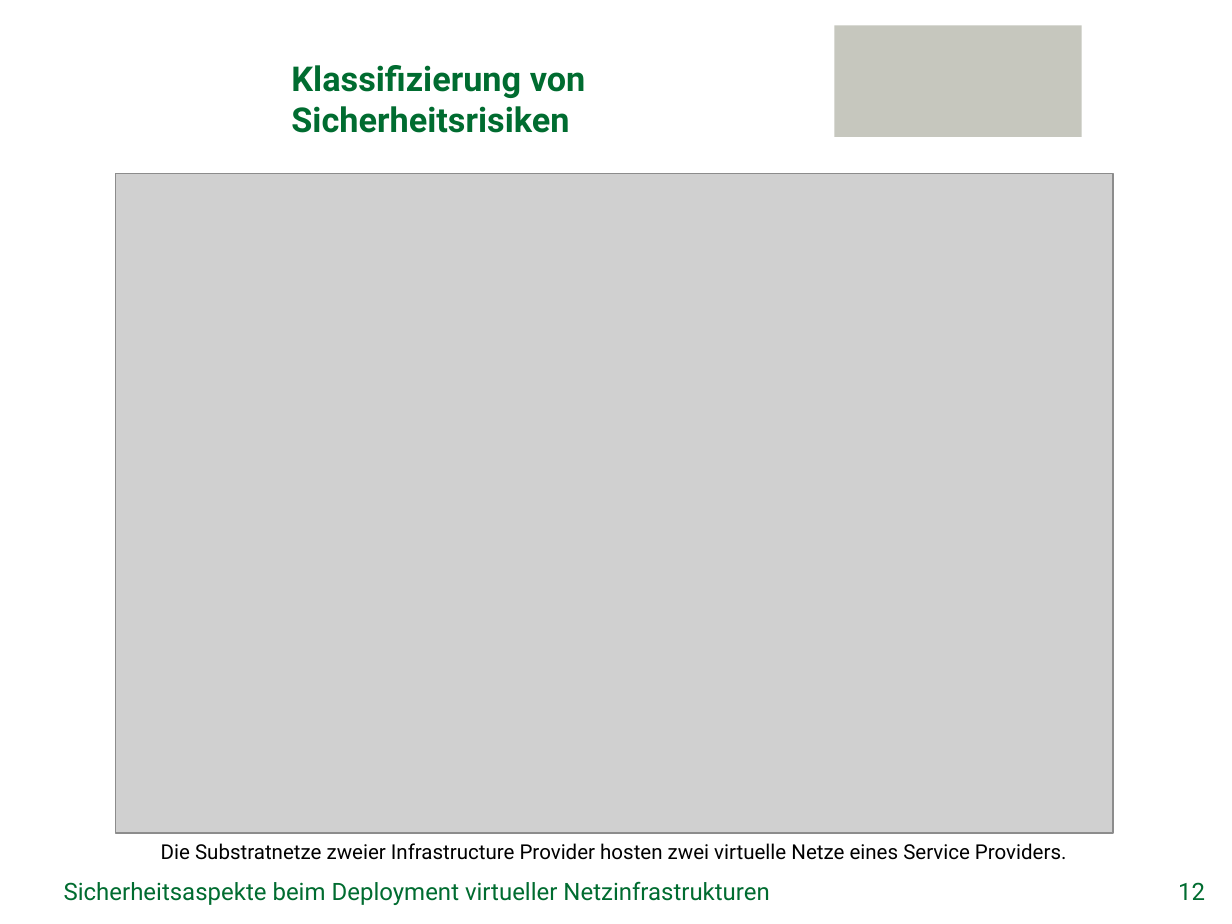
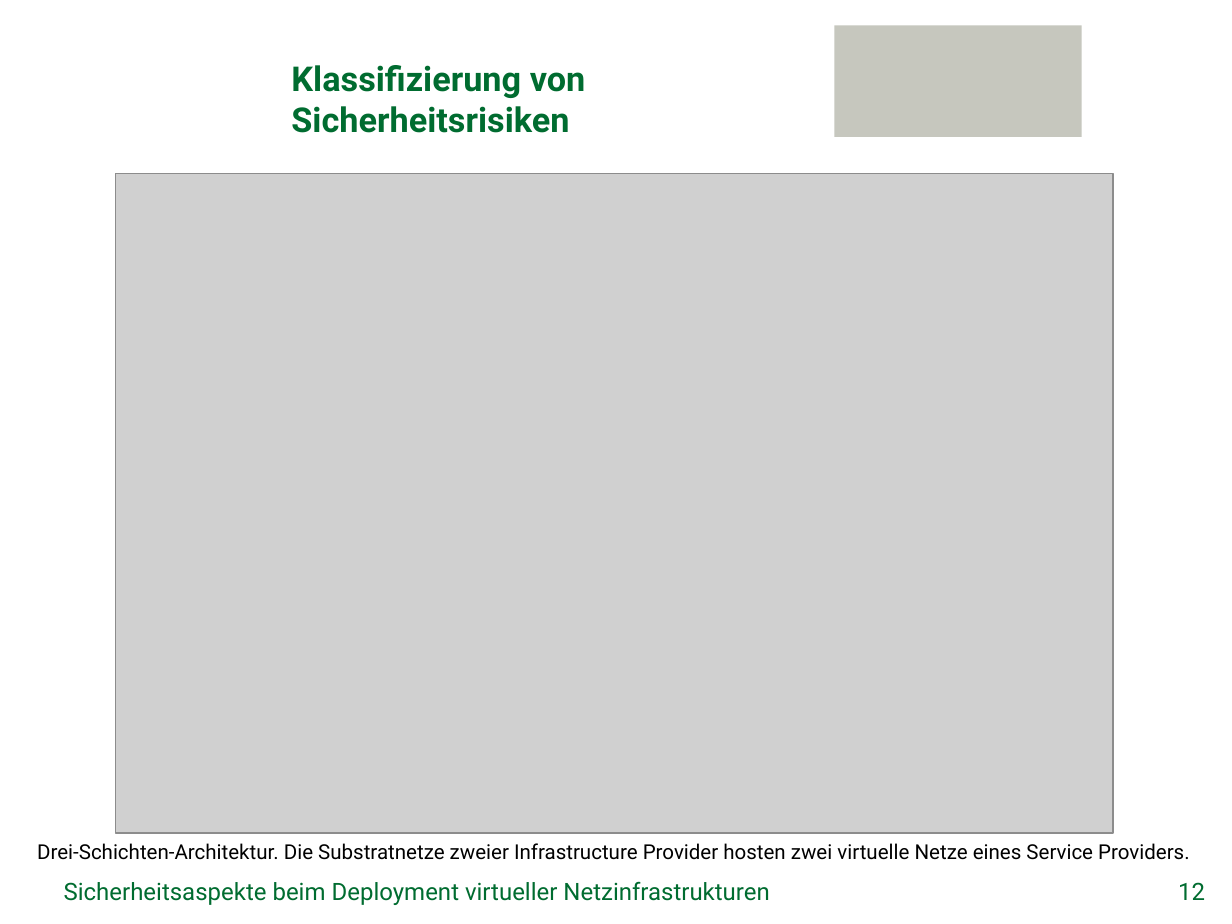
Before and after one commit to GeGroe/timvs, a slide deck: slide 12 of Referat/PowerPoint/TimvS_SVNE.pptx. Drawn at 1232x924 pixels with LibreOffice and Linux fonts; fonts in the diff are those of the drawing; grey boxes stand for pictures; background and template pictures are left out. Boxes give left, top, right and bottom in pixels: in the first picture for what was removed or moved away, otherwise in the second. Text is boxed around its words. In the diff, an @@ line names an element or a change of style, - is before the commit and + after.

```diff
--- a/Referat/PowerPoint/TimvS_SVNE.pptx
+++ b/Referat/PowerPoint/TimvS_SVNE.pptx
@@ text at (x1=37, y1=843, x2=1189, y2=860): text changed @@
-Die Substratnetze zweier Infrastructure Provider hosten zwei virtuelle Netze eines Service Providers.
+Drei-Schichten-Architektur. Die Substratnetze zweier Infrastructure Provider hosten zwei virtuelle Netze eines Service Providers.
```
Also in this commit, not shown: 6 other slides changed, 1 other file.
